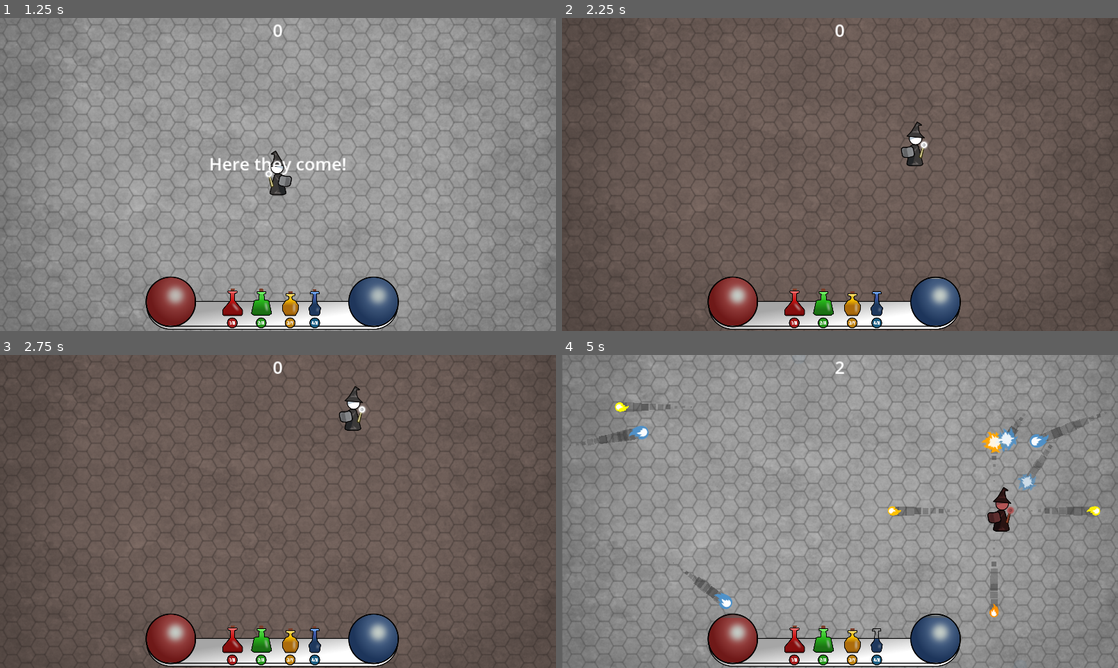
Above: before the commit, frames 1-4 (two rows, left to right).
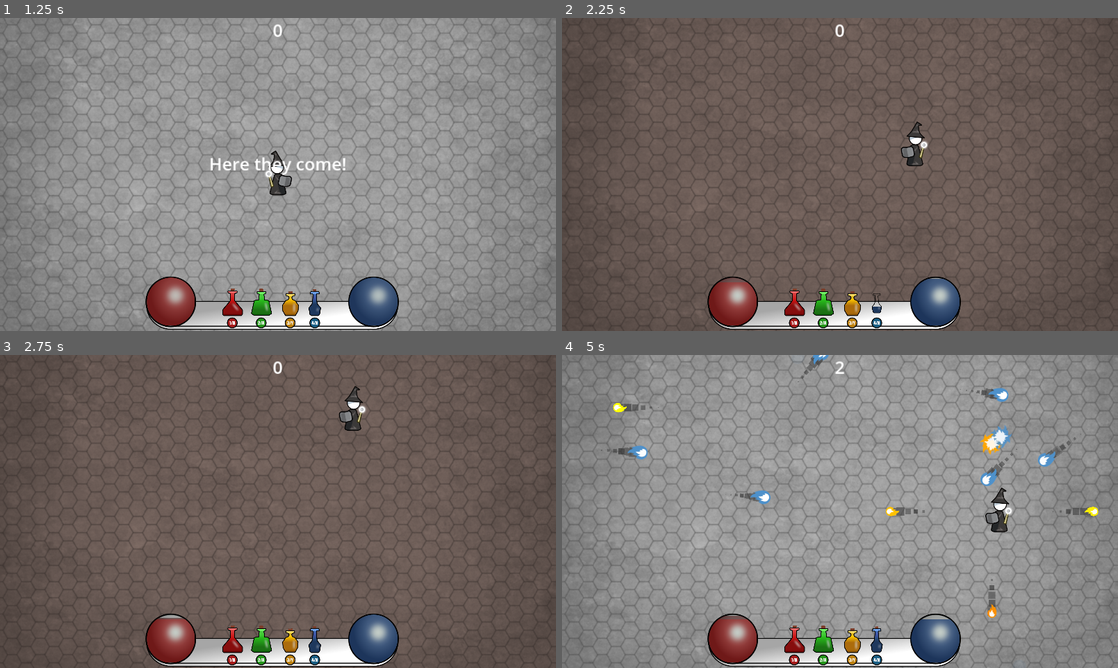
Above: after the commit, the same moments.

Repository: kurilluk/GDSJam23
Game: Godot game, scene res://assets/scenes/Main.tscn
Two runs of this game, one before a commit and one after it. Both use one fixed random seed, a clock stepped at 60 frames per second and the inputs below. Sound files missing from this copy of the repository are replaced by a short silence.
Inputs:
- Up to frame 1 (1.25 s): click "Start" at 0.5 s
- Up to frame 2 (2.25 s): hold D (Right) 1.28-2.03 s; tap 3 (Potion_3) at 1.35 s; tap 4 (Potion_4) at 1.55, 2.1 s; hold S (Down) from 2.03 s (still down)
- Up to frame 3 (2.75 s): keep holding S (Down); tap 3 (Potion_3) at 2.3 s
- Up to frame 4 (5 s): release S (Down) at 2.78 s; hold D (Right) 2.78-3.53 s; tap 1 (Potion_1) at 2.85 s; tap 4 (Potion_4) at 3.05, 4.55 s; hold W (Up) 3.53-4.28 s; tap 2 (Potion_2) at 3.6 s; tap 3 (Potion_3) at 3.8, 4.35 s; hold A (Left) from 4.28 s (still down)

Frame 1 is identical in both runs. In frame 2, 0.1% of the frame differs, in the area x 28-58%, y 82-96%; in frame 3, 0.1%; in frame 4, 12%, in the area x 0-100%, y 0-100%.
Error before the commit: Invalid access to property or key '4' on a base object of type 'Dictionary'. (res://assets/scripts/Player.gd:89)

Commit message:
small fixes

Diff:
--- a/examples/dodge_the_creeps/assets/scenes/EnemyProjectile.tscn
+++ b/examples/dodge_the_creeps/assets/scenes/EnemyProjectile.tscn
@@ -10,29 +10,20 @@
 radius = 45.0
 height = 90.0
 
-[sub_resource type="Curve" id="Curve_7igsd"]
-min_value = -360.0
-max_value = 360.0
-_data = [Vector2(0, 360), 0.0, 0.0, 0, 0, Vector2(1, -360), 0.0, 0.0, 0, 0]
-point_count = 2
-
-[sub_resource type="CurveTexture" id="CurveTexture_t421w"]
-curve = SubResource("Curve_7igsd")
-
-[sub_resource type="Gradient" id="Gradient_peqr8"]
+[sub_resource type="Gradient" id="Gradient_a2qca"]
 colors = PackedColorArray(0.525101, 0.525101, 0.525101, 0.701961, 0.347817, 0.347817, 0.347817, 0.713726)
 
-[sub_resource type="GradientTexture1D" id="GradientTexture1D_74pm5"]
-gradient = SubResource("Gradient_peqr8")
+[sub_resource type="GradientTexture1D" id="GradientTexture1D_tlm1j"]
+gradient = SubResource("Gradient_a2qca")
 
-[sub_resource type="Gradient" id="Gradient_sfs6c"]
+[sub_resource type="Gradient" id="Gradient_k2x5t"]
 colors = PackedColorArray(0.733005, 0.733005, 0.733005, 0.67451, 0, 0, 0, 0)
 
-[sub_resource type="GradientTexture1D" id="GradientTexture1D_orafd"]
-gradient = SubResource("Gradient_sfs6c")
+[sub_resource type="GradientTexture1D" id="GradientTexture1D_scgft"]
+gradient = SubResource("Gradient_k2x5t")
 
 [sub_resource type="Curve" id="Curve_0t07f"]
-_data = [Vector2(0, 0.536842), 0.0, 0.0, 0, 0, Vector2(0.457831, 0.326316), -1.27081, -1.27081, 0, 0, Vector2(1, 0), 0.0, 0.0, 0, 0]
+_data = [Vector2(0, 0.536842), 0.0, 0.0, 0, 0, Vector2(0.46988, 0.178947), -0.582456, -0.582456, 0, 0, Vector2(1, 0), 0.0, 0.0, 0, 0]
 point_count = 3
 
 [sub_resource type="CurveTexture" id="6"]
@@ -42,17 +33,11 @@
 lifetime_randomness = 0.05
 direction = Vector3(0, 1, 0)
 gravity = Vector3(0, 0, 0)
-angular_velocity_min = -45.0
-angular_velocity_max = 45.0
-angle_min = -120.0
-angle_max = 120.0
-angle_curve = SubResource("CurveTexture_t421w")
 scale_min = 0.8
 scale_max = 1.2
 scale_curve = SubResource("6")
-color_ramp = SubResource("GradientTexture1D_orafd")
-color_initial_ramp = SubResource("GradientTexture1D_74pm5")
-turbulence_enabled = true
+color_ramp = SubResource("GradientTexture1D_scgft")
+color_initial_ramp = SubResource("GradientTexture1D_tlm1j")
 
 [sub_resource type="Gradient" id="Gradient_gesbe"]
 colors = PackedColorArray(1, 1, 1, 1, 1, 1, 1, 1)
@@ -89,8 +74,10 @@
 amount = 20
 process_material = SubResource("ParticleProcessMaterial_xa45d")
 texture = SubResource("GradientTexture2D_854io")
+lifetime = 0.6
 speed_scale = 2.0
 randomness = 0.2
+fract_delta = false
 
 [node name="Fire_2" type="AudioStreamPlayer2D" parent="."]
 stream = ExtResource("10_u304x")
--- a/examples/dodge_the_creeps/assets/scenes/Fireball.tscn
+++ b/examples/dodge_the_creeps/assets/scenes/Fireball.tscn
@@ -13,15 +13,6 @@
 
 [sub_resource type="CircleShape2D" id="CircleShape2D_pdiw0"]
 radius = 23.0
-
-[sub_resource type="Curve" id="Curve_mie81"]
-min_value = -360.0
-max_value = 360.0
-_data = [Vector2(0, 360), 0.0, 0.0, 0, 0, Vector2(1, -360), 0.0, 0.0, 0, 0]
-point_count = 2
-
-[sub_resource type="CurveTexture" id="CurveTexture_74sp3"]
-curve = SubResource("Curve_mie81")
 
 [sub_resource type="Gradient" id="Gradient_a2qca"]
 colors = PackedColorArray(0.525101, 0.525101, 0.525101, 0.701961, 0.347817, 0.347817, 0.347817, 0.713726)
@@ -46,17 +37,12 @@
 lifetime_randomness = 0.05
 direction = Vector3(0, 1, 0)
 gravity = Vector3(0, 0, 0)
-angular_velocity_min = -45.0
-angular_velocity_max = 45.0
-angle_min = -120.0
-angle_max = 120.0
-angle_curve = SubResource("CurveTexture_74sp3")
 scale_min = 0.8
 scale_max = 1.2
 scale_curve = SubResource("CurveTexture_3r76o")
 color_ramp = SubResource("GradientTexture1D_scgft")
 color_initial_ramp = SubResource("GradientTexture1D_tlm1j")
-turbulence_enabled = true
+attractor_interaction_enabled = false
 
 [sub_resource type="Gradient" id="Gradient_bl0sd"]
 colors = PackedColorArray(1, 1, 1, 1, 1, 1, 1, 1)
@@ -91,9 +77,10 @@
 amount = 20
 process_material = SubResource("ParticleProcessMaterial_o6fmy")
 texture = SubResource("GradientTexture2D_230xt")
-preprocess = 2.0
+lifetime = 0.6
 speed_scale = 2.0
 randomness = 0.2
+fract_delta = false
 
 [node name="Fire_1" type="AudioStreamPlayer" parent="."]
 stream = ExtResource("4_r4vrk")
--- a/examples/dodge_the_creeps/assets/scenes/Main.tscn
+++ b/examples/dodge_the_creeps/assets/scenes/Main.tscn
@@ -34,6 +34,7 @@
 
 [node name="Player" parent="." node_paths=PackedStringArray("Game_HUD") instance=ExtResource("3")]
 Game_HUD = NodePath("../HUD")
+POTION_COOLDOWN = 0.5
 Fireball = ExtResource("5_h27ax")
 
 [node name="StartPosition" type="Marker2D" parent="."]
@@ -54,7 +55,7 @@
 
 [node name="Layer" parent="Layers" instance=ExtResource("7_23b4r")]
 background_color = Color(1, 1, 1, 1)
-enemy_main_color = Color(0.305882, 0.568627, 0.788235, 1)
+enemy_main_color = Color(0.305882, 0.568627, 0.796078, 1)
 potion_effects_modification = {
 "Potion_1": 0,
 "Potion_2": 1,
@@ -80,7 +81,7 @@
 
 [node name="Layer_swap_xy" parent="Layers" instance=ExtResource("7_23b4r")]
 background_color = Color(0.701961, 0.6, 0.560784, 1)
-enemy_main_color = Color(0, 0.592157, 0.670588, 1)
+enemy_main_color = Color(0.254902, 0.607843, 0.403922, 1)
 input_modification = {
 "Down": Vector2(0, -1),
 "Left": Vector2(1, 0),
@@ -90,13 +91,13 @@
 potion_effects_modification = {
 "Potion_1": 3,
 "Potion_2": 0,
-"Potion_3": 1,
-"Potion_4": 2
+"Potion_3": 2,
+"Potion_4": 1
 }
 
 [node name="Layer_swap_y" parent="Layers" instance=ExtResource("7_23b4r")]
 background_color = Color(0.682353, 0.568627, 0.788235, 1)
-enemy_main_color = Color(0.576471, 0.643137, 0.32549, 1)
+enemy_main_color = Color(0.596078, 0.639216, 0.294118, 1)
 input_modification = {
 "Down": Vector2(0, -1),
 "Left": Vector2(-1, 0),
@@ -106,7 +107,7 @@
 potion_effects_modification = {
 "Potion_1": 1,
 "Potion_2": 3,
-"Potion_3": 4,
+"Potion_3": 2,
 "Potion_4": 0
 }
 
--- a/examples/dodge_the_creeps/assets/scripts/EnemyProjectile.gd
+++ b/examples/dodge_the_creeps/assets/scripts/EnemyProjectile.gd
@@ -2,13 +2,16 @@
 class_name EnemyProjectile
 
 @export var ExplosionEffect: PackedScene
+
+var destroyed = false
 
 func _ready():
 	$Fire_2.play()
 	fade_in(0.5, Callable())
 
 func _on_VisibilityNotifier2D_screen_exited():
-	queue_free()
+	if not destroyed: #deletion handled by script
+		queue_free()
 
 func set_color(new_color):
 	$FireballBottom.self_modulate = new_color
@@ -35,7 +38,8 @@
 	fade_tweener.tween_callback(callback)
 
 func enable_collider(value):
-	$CollisionShape2D.disabled = !value
+	#$CollisionShape2D.disabled = !value
+	$CollisionShape2D.disabled = true
 
 func explosion_effect():
 	var exp_inst = ExplosionEffect.instantiate()
@@ -43,8 +47,15 @@
 	exp_inst.set_new_color($FireballBottom.self_modulate)
 	exp_inst.position = self.position
 
+func handle_object_destroy():
+	destroyed = true
+	self.linear_velocity = Vector2.ZERO
+	#idk why collider is still active
+	$CollisionShape2D.position = Vector2(10000, 10000)
+
 func destroy_self():
 	enable_collider(false)
 	$FireballBottom/Trail.emitting = false
 	explosion_effect()
-	fade_out(0.1, 1.0, Callable(self, "queue_free"))
+	handle_object_destroy()
+	fade_out(0.1, 0.6, Callable(self, "queue_free"))
--- a/examples/dodge_the_creeps/assets/scripts/Fireball.gd
+++ b/examples/dodge_the_creeps/assets/scripts/Fireball.gd
@@ -10,6 +10,7 @@
 var direction: Vector2
 var on_death_callback: Callable
 var ignore_target
+
 
 func _ready():
 	#$Fire_1.play()
@@ -74,7 +75,6 @@
 
 func destroy_self():
 	fade_out(0.1, 1.0, Callable(self, "queue_free"))
-	explosion_effect()
 	on_death_callback.bind(self).call()
 
 func explosion_effect():
@@ -88,11 +88,13 @@
 		pass # Replace with function body.
 	if body.is_in_group("Projectile"):
 		destroy_self()
+		explosion_effect()
 		body.destroy_self()
 
 func _on_area_entered(area):
 	if area.is_in_group("Player") and ignore_target != "Player":
 		destroy_self()
 	if area.is_in_group("Projectile"):
+		explosion_effect()
 		destroy_self()
 	pass # Replace with function body.
--- a/examples/dodge_the_creeps/assets/scripts/Main.gd
+++ b/examples/dodge_the_creeps/assets/scripts/Main.gd
@@ -54,8 +54,8 @@
 	$Music.pitch_scale = pitch
 	$Music.play()
 	pitch += 0.25
-	if pitch >= 2.5:
-		pitch = 1
+	if pitch >= 3.0:
+		pitch = 3.0
 
 	background.modulate = layer.background_color
 	$Player.set_player_inputs(layer.get_input_modification())
@@ -95,7 +95,7 @@
 		var velocity = Vector2(randf_range(550.0, 800.0), 0.0)
 
 	# Add some randomness to the direction.
-		direction += randf_range(-PI / 4.0, PI / 4.0)
+		direction += randf_range(-PI / 16.0, PI / 16.0)
 		e_proj.linear_velocity = velocity.rotated(direction)
 
 		e_proj.set_new_rotation(Vector2.UP.angle_to(e_proj.linear_velocity.normalized()))
--- a/examples/dodge_the_creeps/assets/scripts/Player.gd
+++ b/examples/dodge_the_creeps/assets/scripts/Player.gd
@@ -176,8 +176,8 @@
 		hit.emit()
 		$HitSound.play()
 	#temp
-		Game_HUD.update_health(health, health - 10)
-		health -= 10
+		Game_HUD.update_health(health, health - 20)
+		health -= 20
 		get_viewport().get_camera_2d().camera_shake(5)
 		check_player_health()
 	# Must be deferred as we can't change physics properties on a physics callback.
Not shown: 1 places in examples/dodge_the_creeps/assets/scenes/EnemyProjectile.tscn that only renumber resources
Not shown: 1 places in examples/dodge_the_creeps/assets/scenes/Fireball.tscn that only renumber resources
